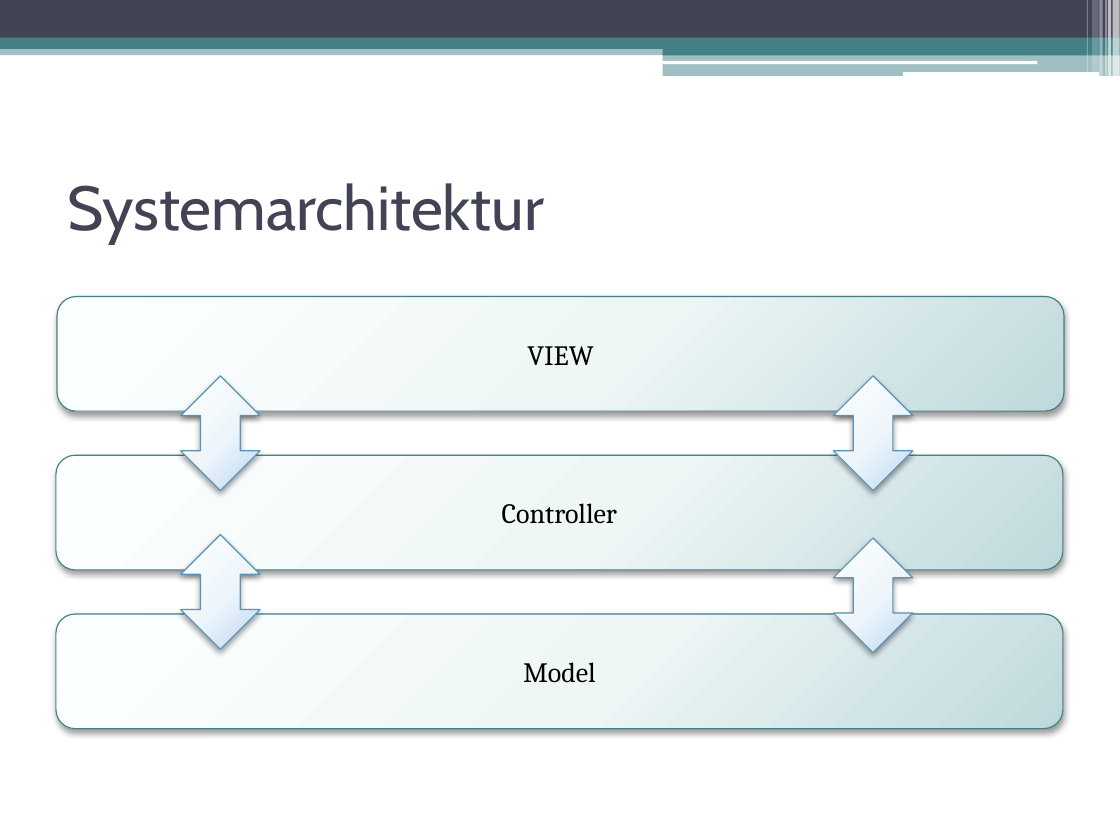
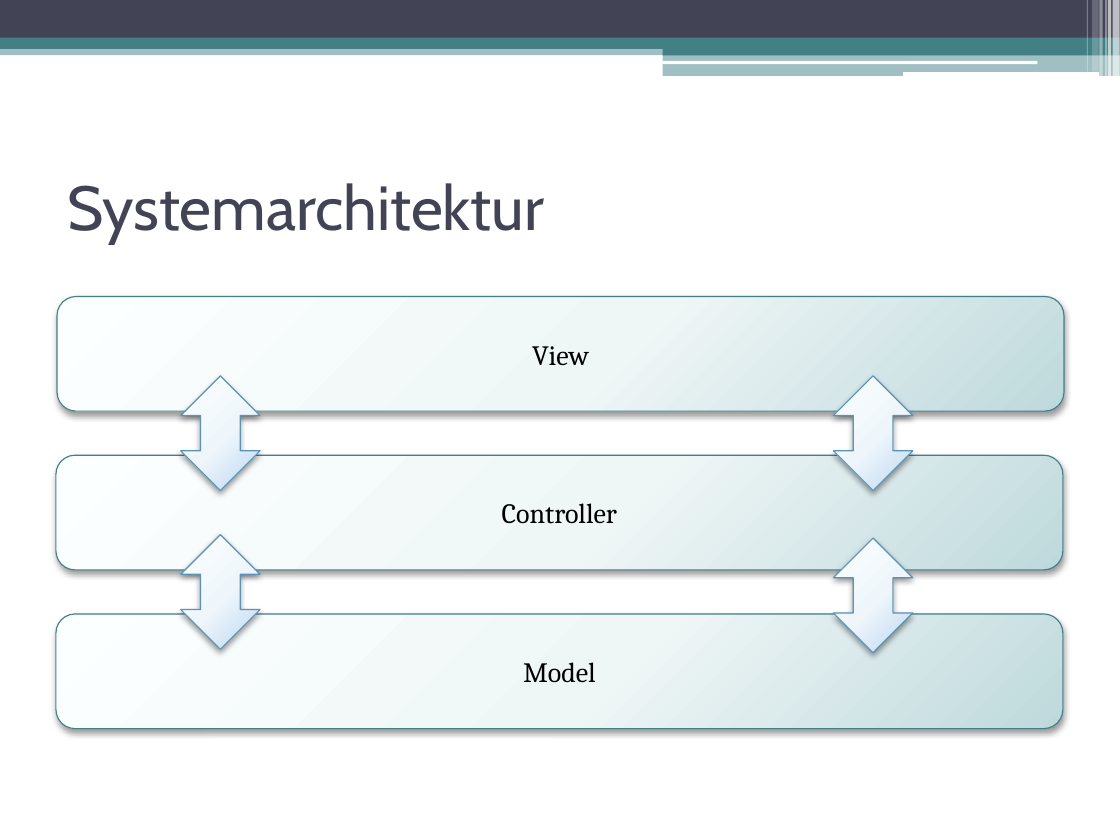
Before and after one commit to DanJoeHa/Fallstudie, a slide deck: slide 8 of Projektmanagement/Abschlusspräsentation.pptx. Drawn at 1120x840 pixels with LibreOffice and Linux fonts; fonts in the diff are those of the drawing. Boxes give left, top, right and bottom in pixels: in the first picture for what was removed or moved away, otherwise in the second. Text is boxed around its words. In the diff, an @@ line names an element or a change of style, - is before the commit and + after.

```diff
--- a/Projektmanagement/Abschlusspräsentation.pptx
+++ b/Projektmanagement/Abschlusspräsentation.pptx
@@ text in rounded rectangle at box(532, 346, 589, 366): text changed @@
-VIEW
+View
```
Also in this commit, not shown: 7 other slides changed, 4 slides added, 1 slide removed, 1 other file.
